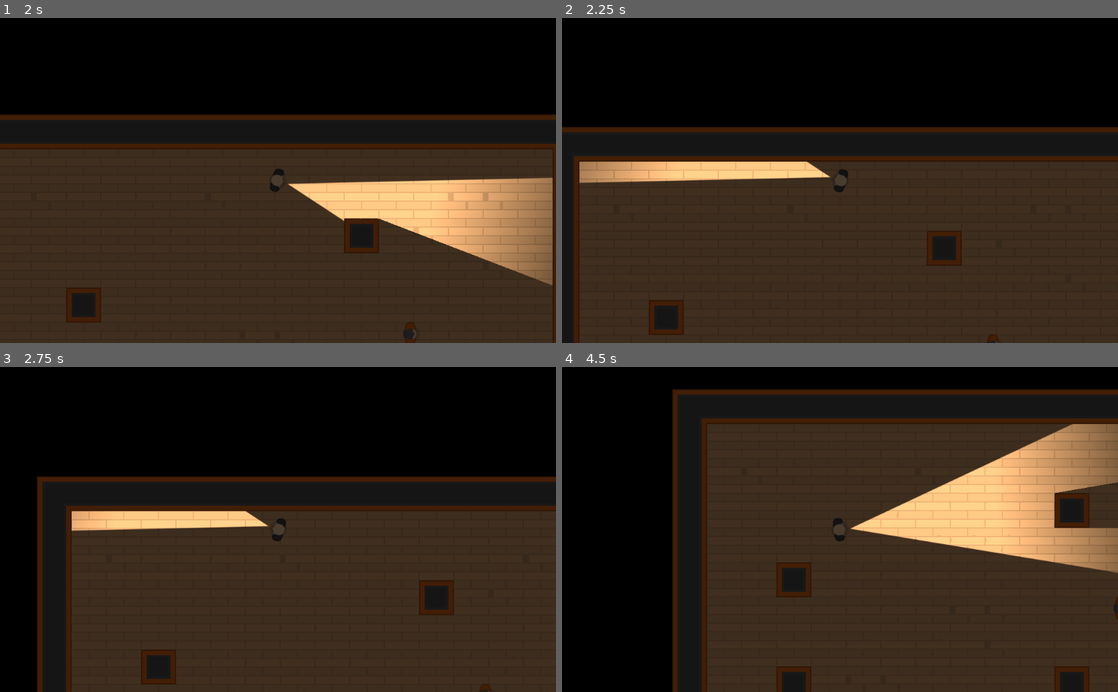
Above: before the commit, frames 1-4 (two rows, left to right).
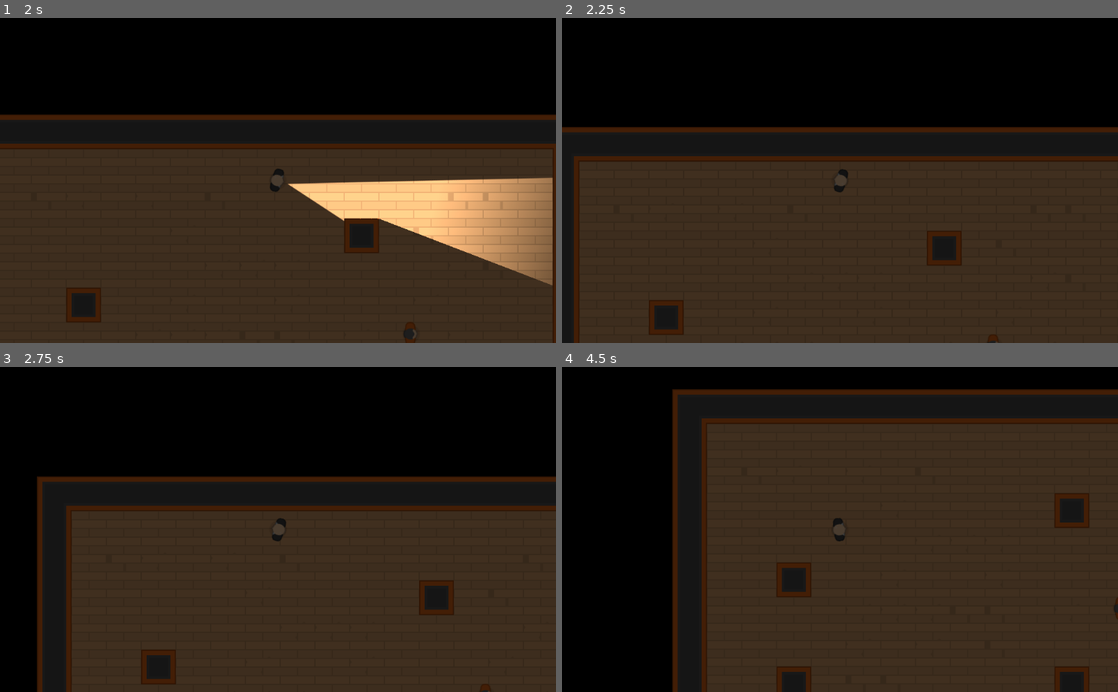
Above: after the commit, the same moments.

Repository: adam-spice/espionage_inc
Game: Godot game, scene res://Levels/TemplateLevel.tscn
Two runs of this game, one before a commit and one after it. Both use one fixed random seed, a clock stepped at 60 frames per second and the inputs below. This scene is started directly instead of the project's main scene.
Inputs (mouse positions are in pixels of both pictures, inside the frame that each line leads up to):
- Up to frame 1 (2 s): tap Enter at 0.5 s; move the mouse to (250, 245) at 0.52 s; hold Space (torch_toggle, bound only after the commit) 0.53-1.28 s; hold W (move_up) from 0.53 s (still down); move the mouse to (444, 229) at 1.27 s; tap Space (torch_toggle, bound only after the commit) at 1.35 s
- Up to frame 2 (2.25 s): move the mouse to (673, 131) at 2.02 s; release W (move_up) at 2.03 s; hold A (move_left) from 2.03 s (still down); hold Space (torch_toggle, bound only after the commit) from 2.03 s (still down)
- Up to frame 3 (2.75 s): keep holding A (move_left); keep holding Space (torch_toggle, bound only after the commit)
- Up to frame 4 (4.5 s): move the mouse to (867, 529) at 2.77 s; release Space (torch_toggle, bound only after the commit) at 2.78 s; tap Space (torch_toggle, bound only after the commit) at 2.85, 4.35 s; move the mouse to (756, 448) at 3.52 s; release A (move_left) at 3.53 s; hold S (move_down) 3.53-4.28 s; hold Space (torch_toggle, bound only after the commit) 3.53-4.28 s; move the mouse to (962, 513) at 4.27 s; hold D (move_right) from 4.28 s (still down)

Frame 1 is identical in both runs. In frame 2, 2.6% of the frame differs, in the area x 3-49%, y 44-51%; in frame 3, 1.9%; in frame 4, 11%, in the area x 51-100%, y 17-64%.

Commit message:
enabled torch toggle

Diff:
--- a/Characters/Player.gd
+++ b/Characters/Player.gd
@@ -22,3 +22,7 @@
 		motion.x = clamp(motion.x + SPEED, 0, MAX_SPEED)
 	else:
 		motion.x = lerp(motion.x, 0, FRICTION)
+
+func _input(event):
+	if Input.is_action_pressed("torch_toggle"):
+		$Torch.enabled = !$Torch.enabled
--- a/project.godot
+++ b/project.godot
@@ -41,6 +41,11 @@
 "events": [ Object(InputEventKey,"resource_local_to_scene":false,"resource_name":"","device":0,"alt":false,"shift":false,"control":false,"meta":false,"command":false,"pressed":false,"scancode":68,"unicode":0,"echo":false,"script":null)
  ]
 }
+torch_toggle={
+"deadzone": 0.5,
+"events": [ Object(InputEventKey,"resource_local_to_scene":false,"resource_name":"","device":0,"alt":false,"shift":false,"control":false,"meta":false,"command":false,"pressed":false,"scancode":32,"unicode":0,"echo":false,"script":null)
+ ]
+}
 
 [rendering]
 
